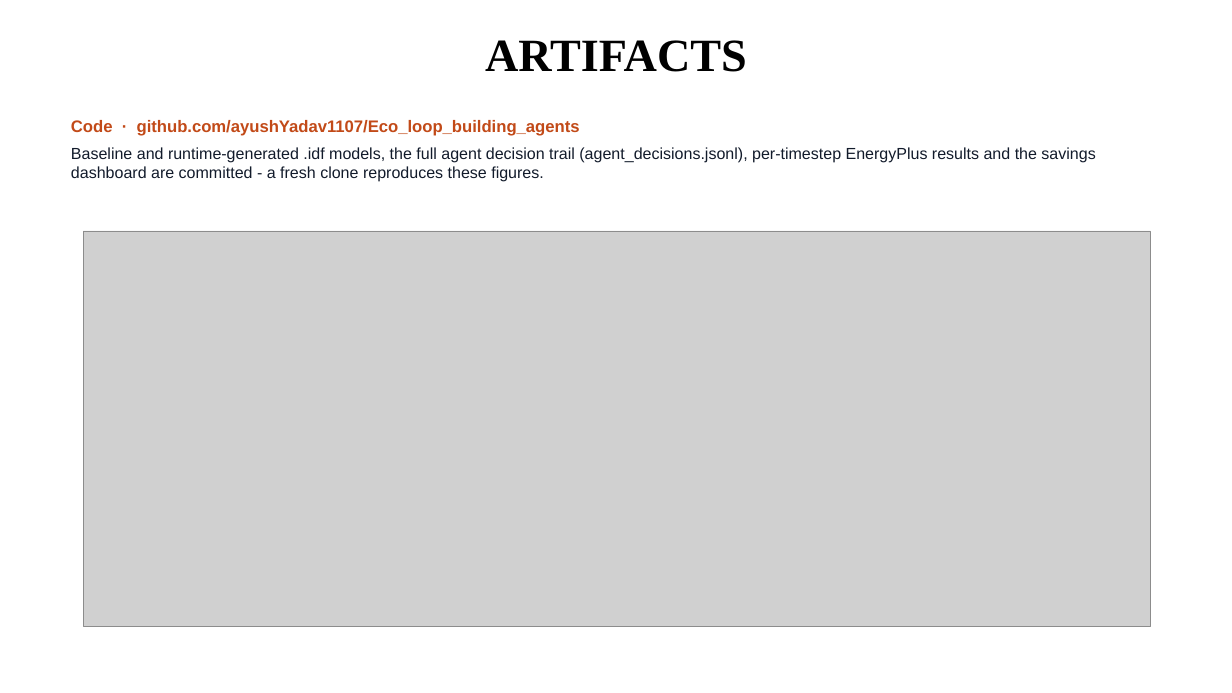
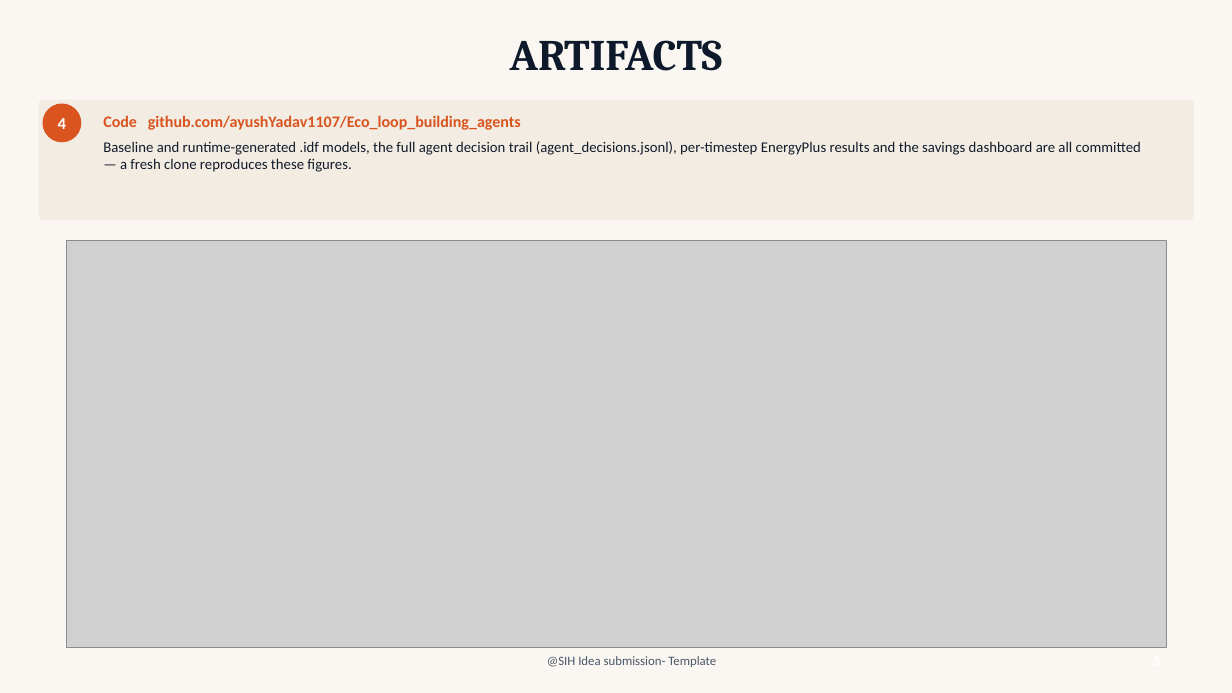
Before and after one commit to ayushYadav1107/Eco_loop_building_agents, a slide deck: slide 5 of deck/Eco-Loop_Building_Agents_Idea.pptx. Drawn at 1232x693 pixels with LibreOffice and Linux fonts; fonts in the diff are those of the drawing; grey boxes stand for pictures. Boxes give left, top, right and bottom in pixels: in the first picture for what was removed or moved away, otherwise in the second. Text is boxed around its words. In the diff, an @@ line names an element or a change of style, - is before the commit and + after.

```diff
--- a/deck/Eco-Loop_Building_Agents_Idea.pptx
+++ b/deck/Eco-Loop_Building_Agents_Idea.pptx
@@ background #FFFFFF to #FAF7F2 @@
@@ title "ARTIFACTS" at [510, 40, 722, 71]: size 36 to 34 pt, font Times New Roman to Cambria, text colour #000000 to #0E1A2B @@
@@ rounded rectangle added at [39, 100, 1194, 220], fill #F2ECE2 @@
@@ ellipse added at [43, 104, 81, 142], fill #D9541F, 13 pt, text #FFFFFF, bold @@
+4
@@ text at [103, 115, 1141, 172]: text changed; size 12.5 to 11.5 pt; font Arial to Calibri @@
-Code · github.com/ayushYadav1107/Eco_loop_building_agents
-Baseline and runtime-generated .idf models, the full agent decision trail (agent_decisions.jsonl), per-timestep EnergyPlus results and the savings dashboard are committed - a fresh clone reproduces these figures.
+Code github.com/ayushYadav1107/Eco_loop_building_agents
+Baseline and runtime-generated .idf models, the full agent decision trail (agent_decisions.jsonl), per-timestep EnergyPlus results and the savings dashboard are all committed — a fresh clone reproduces these figures.
@@ picture: place and size @@
-picture at [83, 231, 1151, 627]
+picture at [67, 240, 1166, 648]
@@ text added at [547, 656, 716, 667], 10 pt, text #4A5768 @@
+@SIH Idea submission- Template
```
Also in this commit, not shown: 5 other slides changed, 7 other files.
